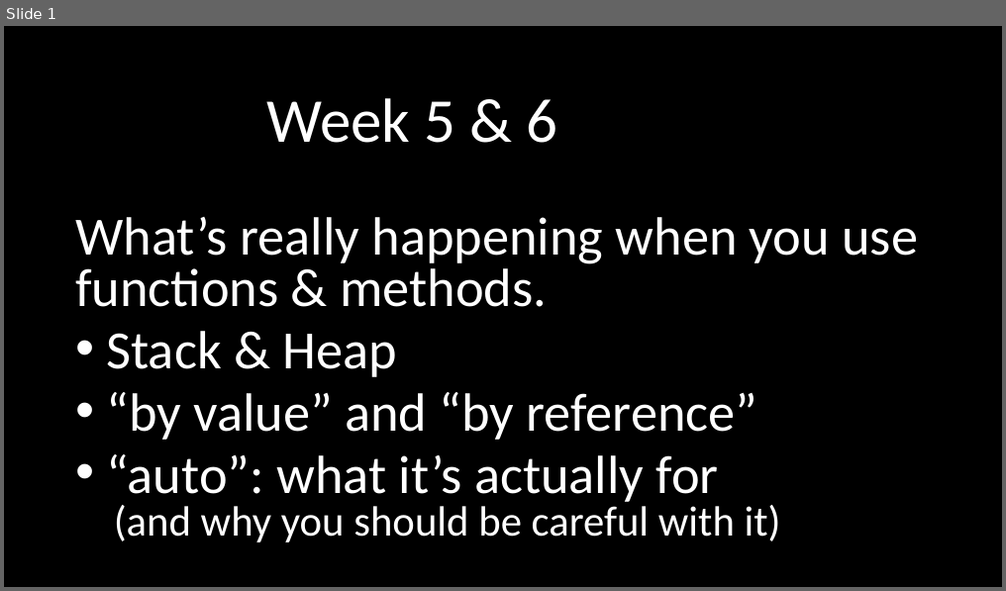
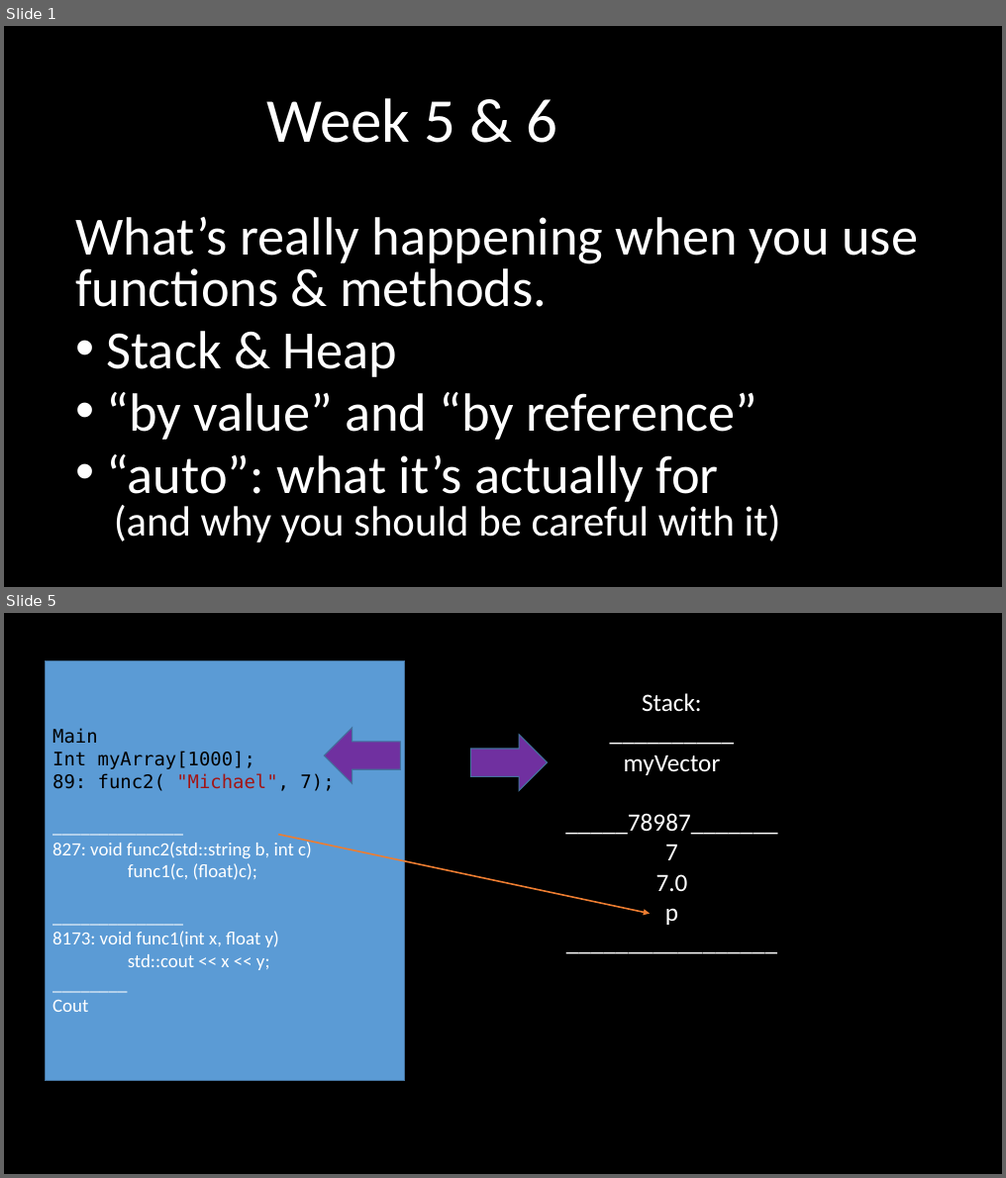
Before and after one commit to Valpz1130/1156_W2021, a slide deck: Day to Day/W05-6 (February 16+18)/W06_Functions_Methods_passing_returning.pptx. Shown one above the other, each under a label of ours: slide 1 before the commit, slides 1 and 5 after it; the slides between them are not shown. The pictures are 1006x591 and 1006x1178 pixels, drawn with LibreOffice and Linux fonts; fonts in the diff are those of the drawing. Boxes give left, top, right and bottom in pixels: in the first picture for what was removed or moved away, otherwise in the second. Text is boxed around its words. In the diff, an @@ line names an element or a change of style, - is before the commit and + after.

```diff
--- a/Day to Day/W05-6 (February 16+18)/W06_Functions_Methods_passing_returning.pptx
+++ b/Day to Day/W05-6 (February 16+18)/W06_Functions_Methods_passing_returning.pptx
@@ slide 5 added at (4,613,1002,1174), background #000000 @@
@@ rectangle added at (46,661,405,1081), fill #5B9BD5, outline #43739E 1 pt, 18 pt, text #FFFFFF @@
+Main
+Int myArray[1000];
+89: func2( "Michael", 7);
+______________
+827: void func2(std::string b, int c)
+func1(c, (float)c);
+______________
+8173: void func1(int x, float y)
+std::cout << x << y;
+________
+Cout
@@ text added at (565,693,777,925), 24 pt, text #FFFFFF @@
+Stack:
+__________
+myVector
+_____78987_______
+7
+7.0
+p
+_________________
@@ left arrow added at (325,728,401,783), fill #7030A0, outline #43739E 1 pt @@
@@ left arrow added at (470,735,547,790), fill #7030A0, outline #43739E 1 pt @@
@@ arrow added from (279, 835) to (650, 914), #ED7D31 1.5 pt @@
```
Also in this commit, not shown: 5 other slides added, 4 other files.
